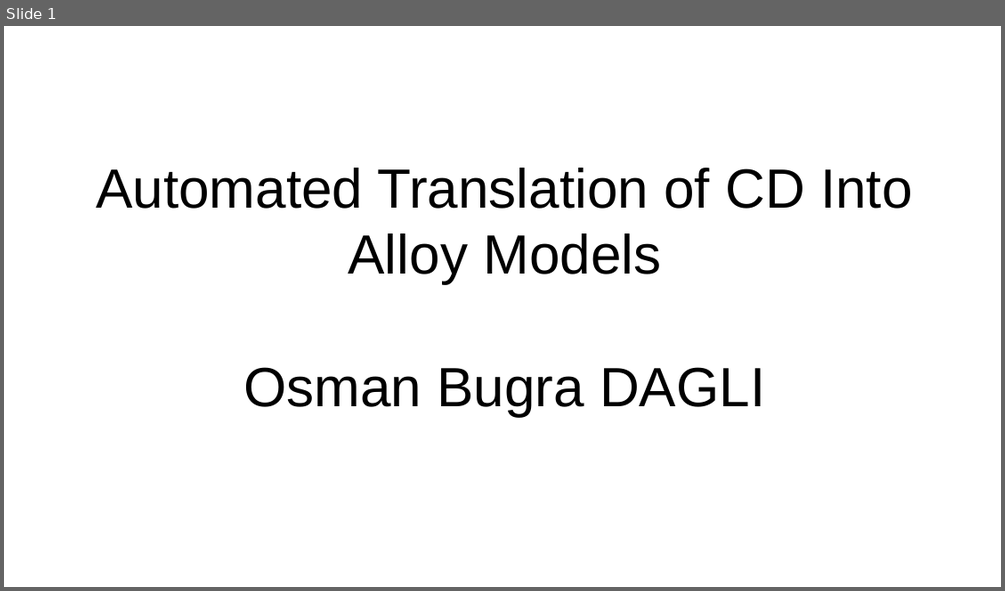
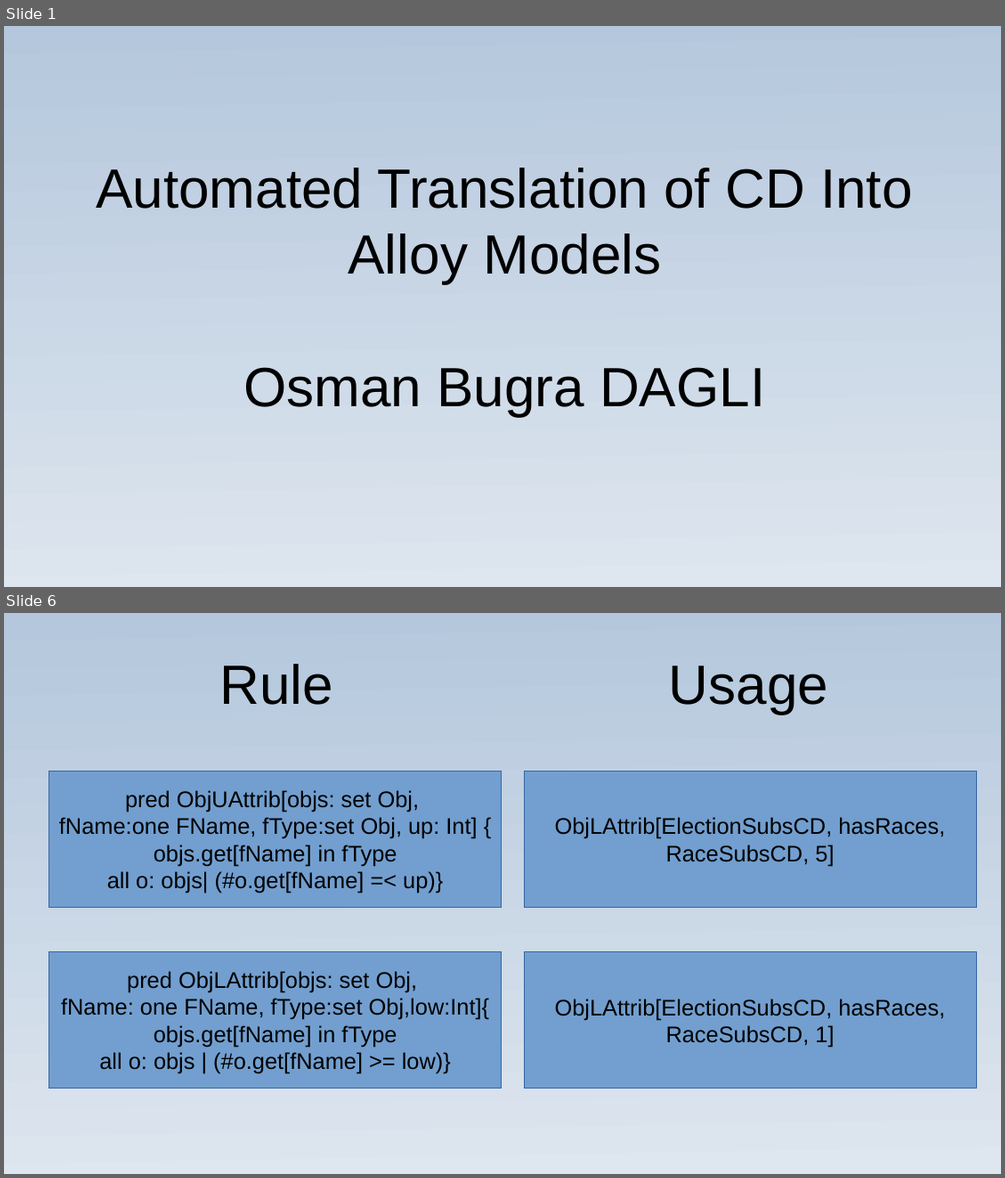
Before and after one commit to osmandagli/cd2alloy, a slide deck: slide/slide.odp. Shown one above the other, each under a label of ours: slide 1 before the commit, slides 1 and 6 after it; the slides between them are not shown. The pictures are 1005x591 and 1005x1178 pixels, drawn with LibreOffice and Linux fonts; fonts in the diff are those of the drawing. Boxes give left, top, right and bottom in pixels: in the first picture for what was removed or moved away, otherwise in the second. Text is boxed around its words. In the diff, an @@ line names an element or a change of style, - is before the commit and + after.

```diff
--- a/slide/slide.odp
+++ b/slide/slide.odp
@@ slide 6 added at [4, 613, 1001, 1174], background gradient #B4C7DC to #DEE6EF @@
@@ title added at [219, 664, 333, 705], 44 pt, text #000000 @@
+Rule
@@ title added at [669, 666, 828, 714], 44 pt, text #000000 @@
+Usage
@@ rectangle added at [49, 771, 502, 907], fill #729FCF, outline #3465A4 0 pt, 18 pt, text #000000 @@
+pred ObjUAttrib[objs: set Obj,
+fName:one FName, fType:set Obj, up: Int] {
+objs.get[fName] in fType
+all o: objs| (#o.get[fName] =< up)}
@@ rectangle added at [524, 771, 977, 907], fill #729FCF, outline #3465A4 0 pt, 18 pt, text #000000 @@
+ObjLAttrib[ElectionSubsCD, hasRaces, RaceSubsCD, 5]
@@ rectangle added at [49, 951, 502, 1088], fill #729FCF, outline #3465A4 0 pt, 18 pt, text #000000 @@
+pred ObjLAttrib[objs: set Obj,
+fName: one FName, fType:set Obj,low:Int]{
+objs.get[fName] in fType
+all o: objs | (#o.get[fName] >= low)}
@@ rectangle added at [524, 952, 977, 1088], fill #729FCF, outline #3465A4 0 pt, 18 pt, text #000000 @@
+ObjLAttrib[ElectionSubsCD, hasRaces, RaceSubsCD, 1]
@@ slide 1 changed as well @@
@@ background #FFFFFF to gradient #B4C7DC to #DEE6EF @@
```
Also in this commit, not shown: 6 other slides added, 5 slides removed, 12 other files.
